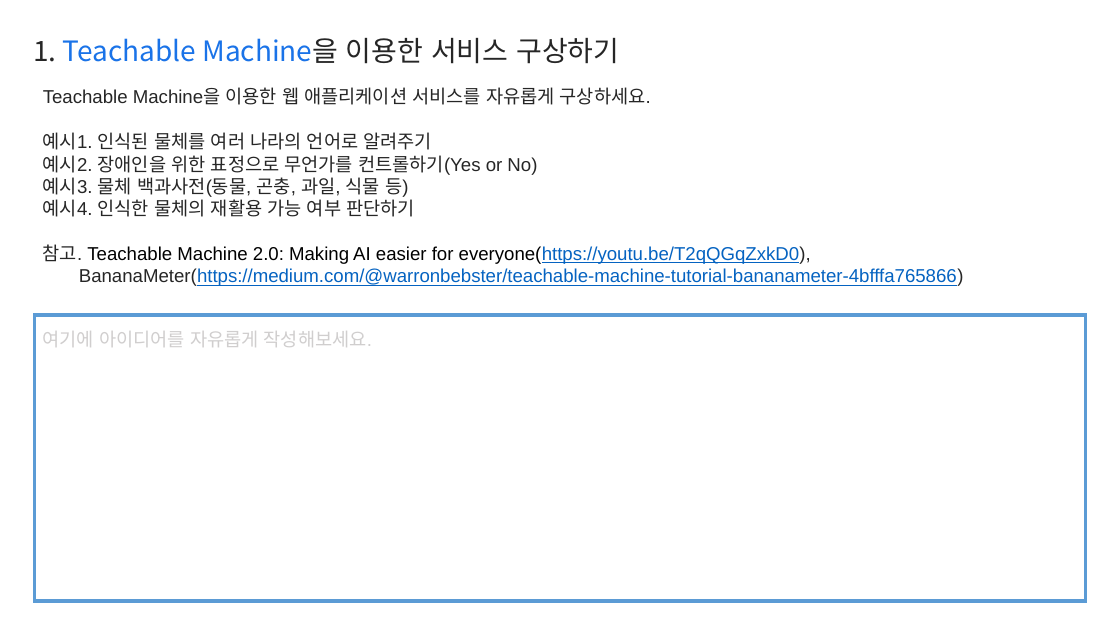
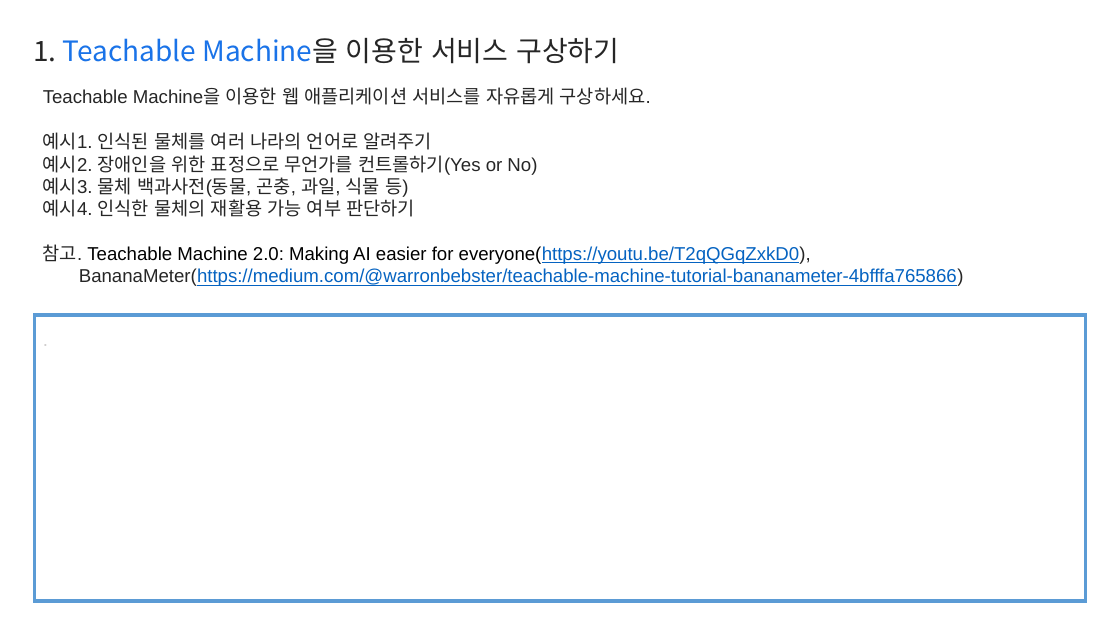
Before and after one commit to an-suhyun/template, a slide deck: slide 2 of Report.pptx. Drawn at 1120x630 pixels with LibreOffice and Linux fonts; fonts in the diff are those of the drawing. Boxes give left, top, right and bottom in pixels: in the first picture for what was removed or moved away, otherwise in the second. Text is boxed around its words. In the diff, an @@ line names an element or a change of style, - is before the commit and + after.

```diff
--- a/Report.pptx
+++ b/Report.pptx
@@ text at box(43, 331, 372, 347): text changed @@
-여기에 아이디어를 자유롭게 작성해보세요.
+.
```
Also in this commit, not shown: 1 other slide changed.
